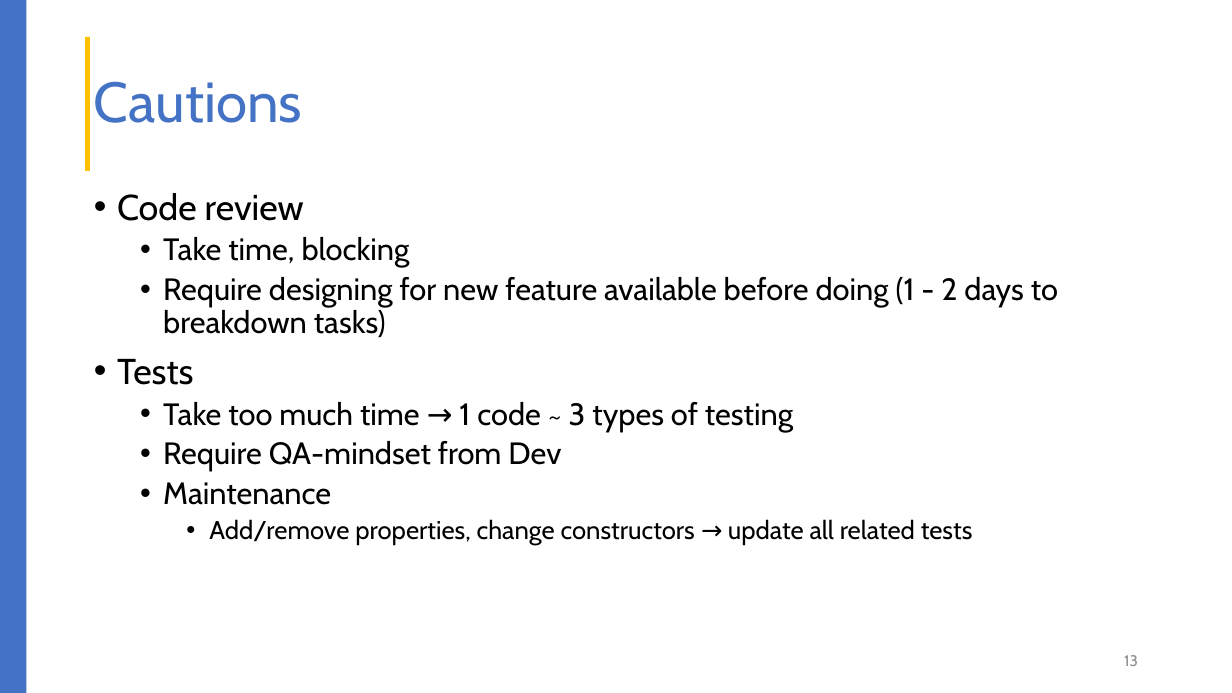
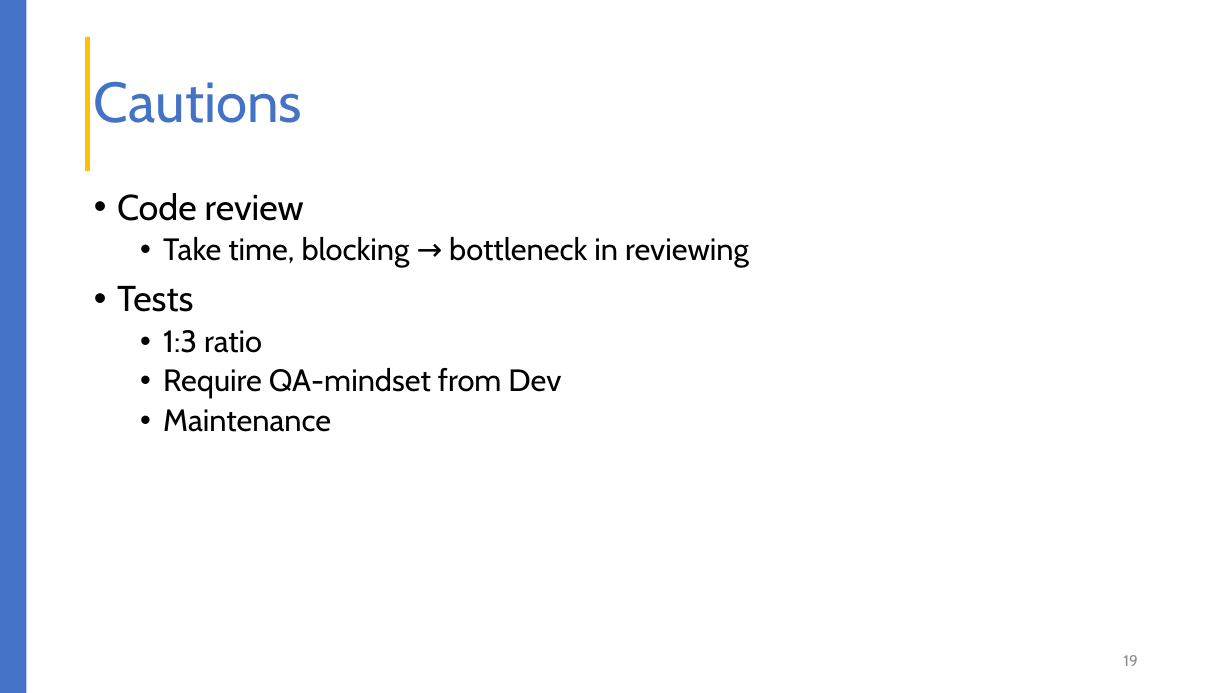
Before and after one commit to liepnguyen/Planru, a slide deck: slide 19 of Documents/Lessons Learned From Agile Quality Assurance In Scrum.pptx (slide 13 before the commit). Drawn at 1232x693 pixels with LibreOffice and Linux fonts; fonts in the diff are those of the drawing. Boxes give left, top, right and bottom in pixels: in the first picture for what was removed or moved away, otherwise in the second. Text is boxed around its words. In the diff, an @@ line names an element or a change of style, - is before the commit and + after.

```diff
--- a/Documents/Lessons Learned From Agile Quality Assurance In Scrum.pptx
+++ b/Documents/Lessons Learned From Agile Quality Assurance In Scrum.pptx
@@ text at bbox=[163, 237, 749, 267]: text changed @@
-  • Take time, blocking
-  • Require designing for new feature available before doing (1 - 2 days to breakdown tasks)
+  • Take time, blocking → bottleneck in reviewing
@@ text at bbox=[163, 330, 262, 353]: text changed @@
-  • Take too much time → 1 code ~ 3 types of testing
+  • 1:3 ratio
@@ text at bbox=[209, 519, 973, 545]: paragraph removed @@
-    • Add/remove properties, change constructors → update all related tests
@@ page number at bbox=[1124, 655, 1138, 666]: text changed @@
-13
+19
```
Also in this commit, not shown: 8 other slides changed, 9 slides added, 3 slides removed.
